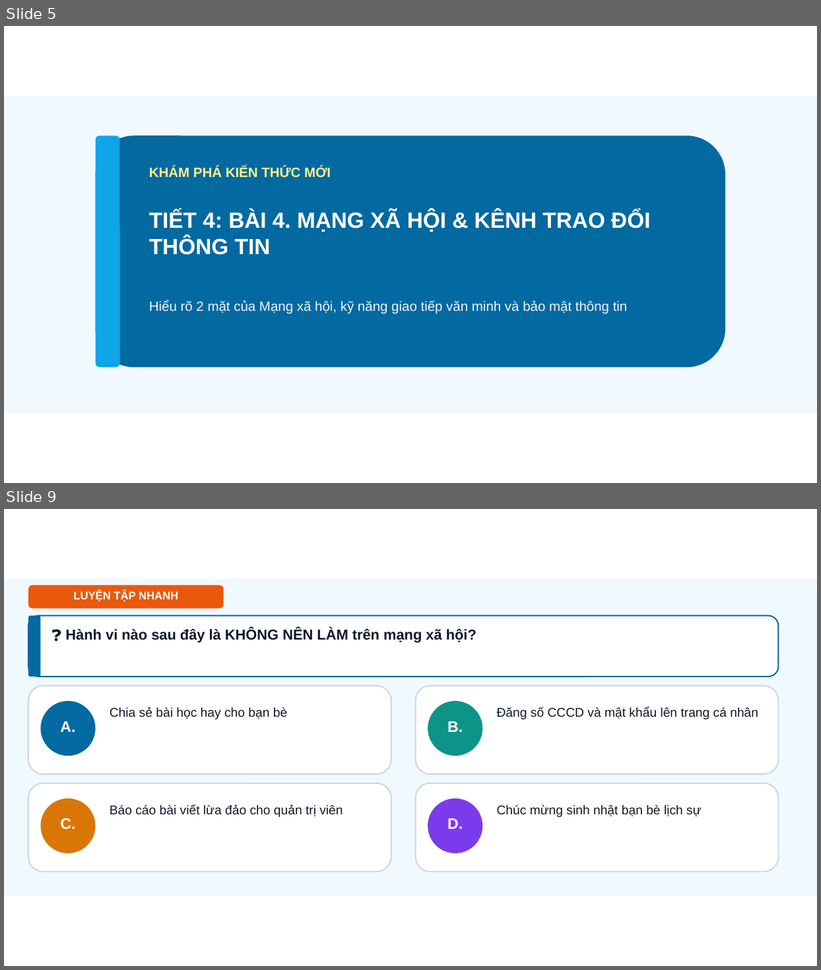
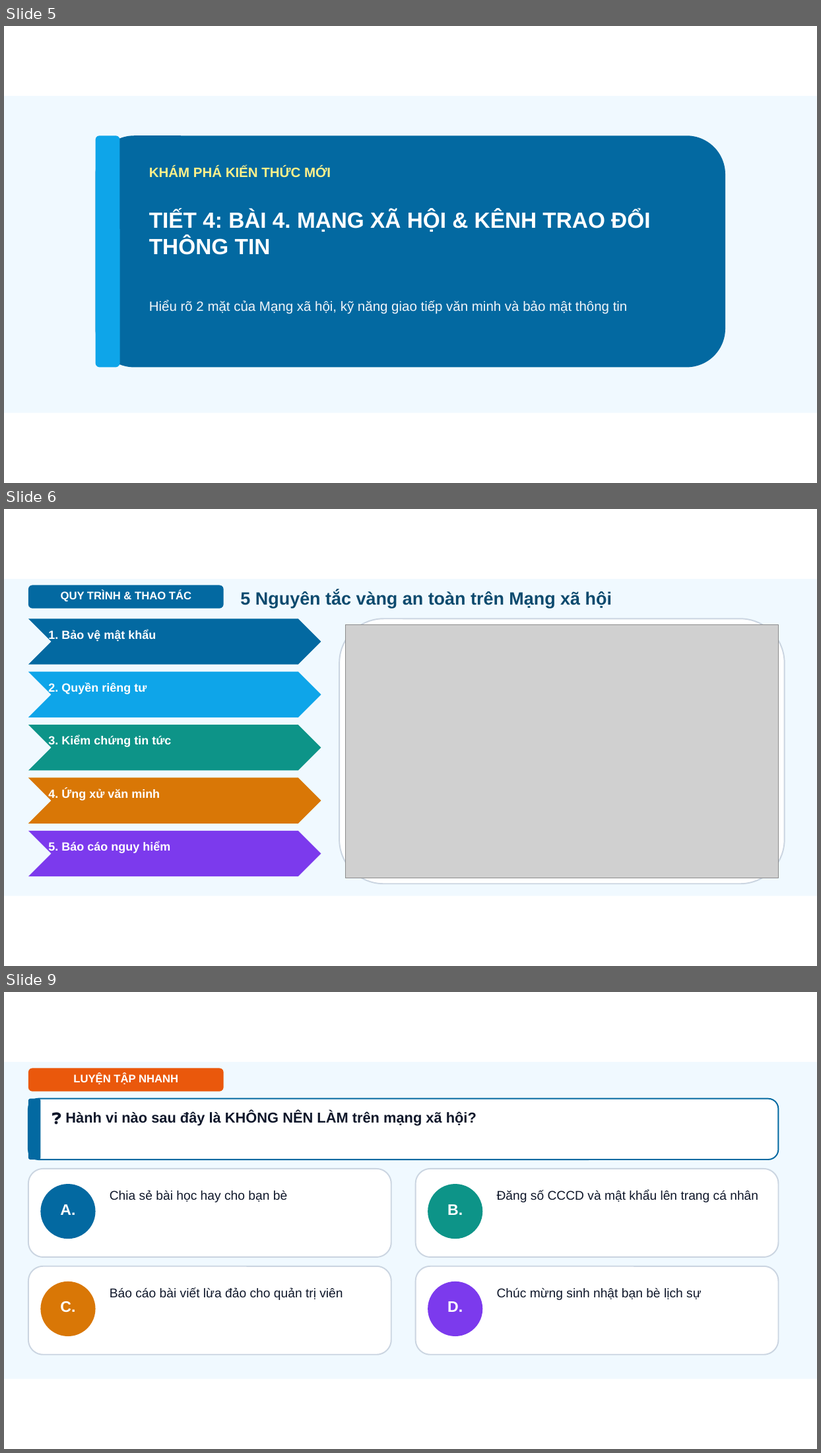
Before and after one commit to dinhnguyenhnue/UNIGO, a slide deck: KHBD_Tin_học/Lớp_7/Tuần_04/Slide_Tin_hoc_Lop_7_Bai03_04.pptx. Shown one above the other, each under a label of ours: slides 5 and 9 before the commit, slides 5, 6 and 9 after it; the slides between them are not shown. The pictures are 821x970 and 821x1453 pixels, drawn with LibreOffice and Linux fonts; fonts in the diff are those of the drawing; grey boxes stand for pictures; background and template pictures are left out. Boxes give left, top, right and bottom in pixels: in the first picture for what was removed or moved away, otherwise in the second. Text is boxed around its words. In the diff, an @@ line names an element or a change of style, - is before the commit and + after.

```diff
--- a/KHBD_Tin_học/Lớp_7/Tuần_04/Slide_Tin_hoc_Lop_7_Bai03_04.pptx
+++ b/KHBD_Tin_học/Lớp_7/Tuần_04/Slide_Tin_hoc_Lop_7_Bai03_04.pptx
@@ slide 6 added at <box>4,509,817,966</box>, background #FFFFFF @@
@@ rectangle added at <box>4,579,817,896</box>, fill #F0F9FF @@
@@ rounded rectangle added at <box>28,586,224,609</box>, fill #0369A1 @@
@@ text added at <box>61,591,191,602</box>, 13 pt, text #FFFFFF, bold @@
+QUY TRÌNH & THAO TÁC
@@ text added at <box>240,591,612,608</box>, 21 pt, text #0C4A6E, bold @@
+5 Nguyên tắc vàng an toàn trên Mạng xã hội
@@ chevron added at <box>28,619,321,665</box>, fill #0369A1 @@
@@ rounded rectangle added at <box>339,619,785,884</box>, fill #FFFFFF, outline #CBD5E1 1.5 pt @@
@@ picture added at <box>346,625,779,878</box> @@
@@ text added at <box>48,630,156,642</box>, 14 pt, text #FFFFFF, bold @@
+1. Bảo vệ mật khẩu
@@ chevron added at <box>28,672,321,718</box>, fill #0EA5E9 @@
@@ text added at <box>48,683,147,694</box>, 14 pt, text #FFFFFF, bold @@
+2. Quyền riêng tư
@@ chevron added at <box>28,725,321,770</box>, fill #0D9488 @@
@@ text added at <box>48,736,171,748</box>, 14 pt, text #FFFFFF, bold @@
+3. Kiểm chứng tin tức
@@ chevron added at <box>28,778,321,824</box>, fill #D97706 @@
@@ text added at <box>48,789,160,801</box>, 14 pt, text #FFFFFF, bold @@
+4. Ứng xử văn minh
@@ chevron added at <box>28,831,321,877</box>, fill #7C3AED @@
@@ text added at <box>48,842,170,854</box>, 14 pt, text #FFFFFF, bold @@
+5. Báo cáo nguy hiểm
```
Also in this commit, not shown: 1 other slide added, 2 slides removed, 14 other files.
